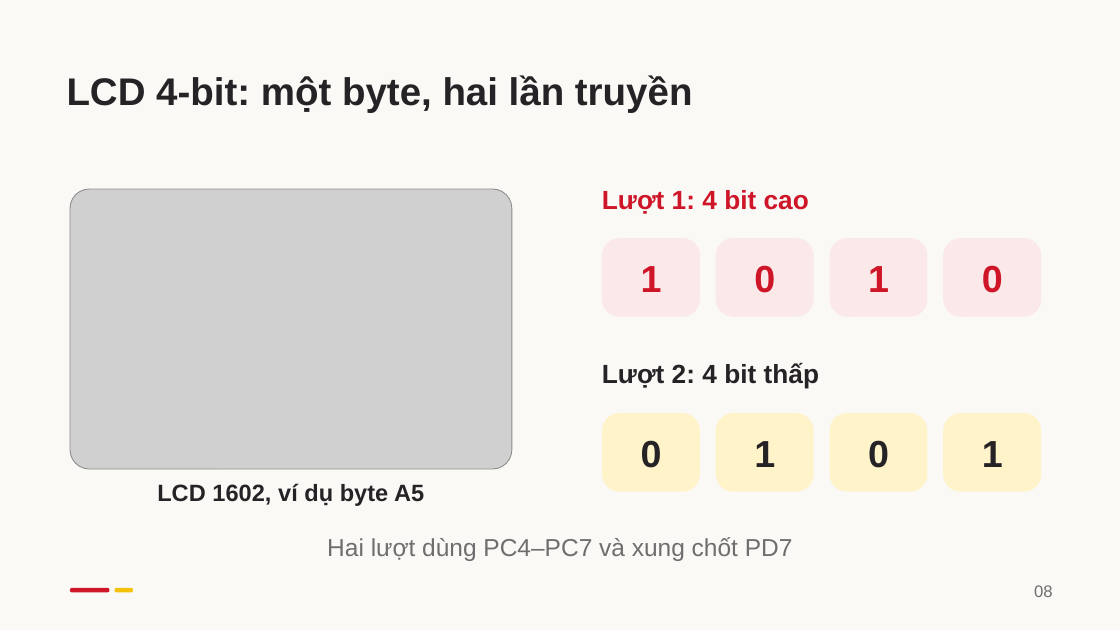
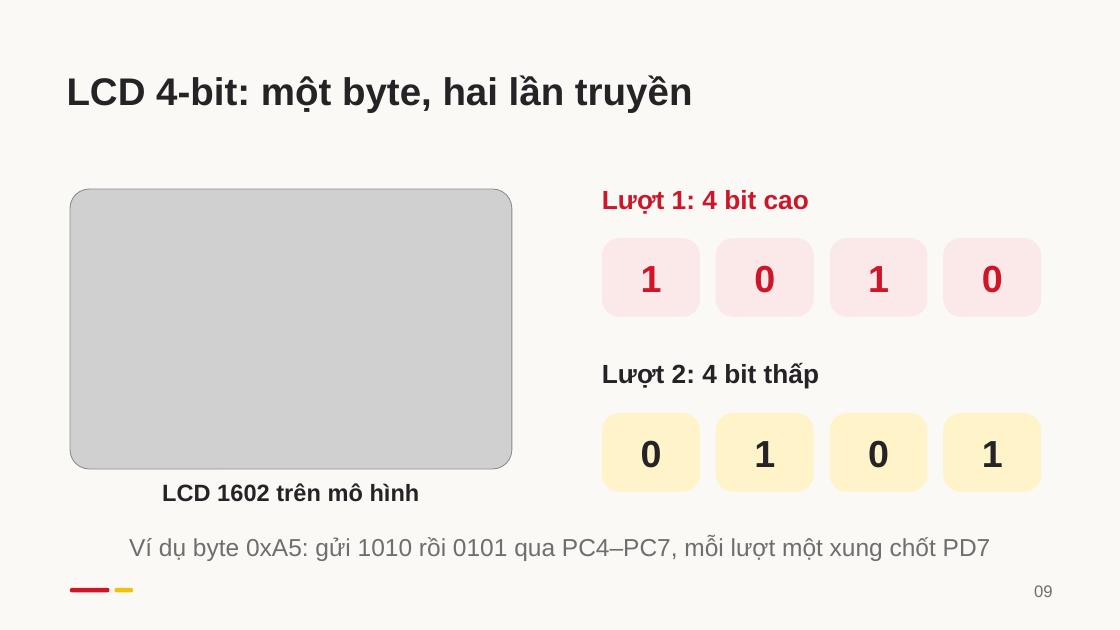
Before and after one commit to kudohieu1209/ET1-DA2, a slide deck: slide 9 of docs/report/slides/DA2_Bao_cao_HUST.pptx (slide 8 before the commit). Drawn at 1120x630 pixels with LibreOffice and Linux fonts; fonts in the diff are those of the drawing; grey boxes stand for pictures. Boxes give left, top, right and bottom in pixels: in the first picture for what was removed or moved away, otherwise in the second. Text is boxed around its words. In the diff, an @@ line names an element or a change of style, - is before the commit and + after.

```diff
--- a/docs/report/slides/DA2_Bao_cao_HUST.pptx
+++ b/docs/report/slides/DA2_Bao_cao_HUST.pptx
@@ text at (162, 483, 420, 502): text changed @@
-LCD 1602, ví dụ byte A5
+LCD 1602 trên mô hình
@@ text at (129, 537, 991, 561): text changed @@
-Hai lượt dùng PC4–PC7 và xung chốt PD7
+Ví dụ byte 0xA5: gửi 1010 rồi 0101 qua PC4–PC7, mỗi lượt một xung chốt PD7
```
Also in this commit, not shown: 16 other slides changed, 2 slides added, 11 other files.
